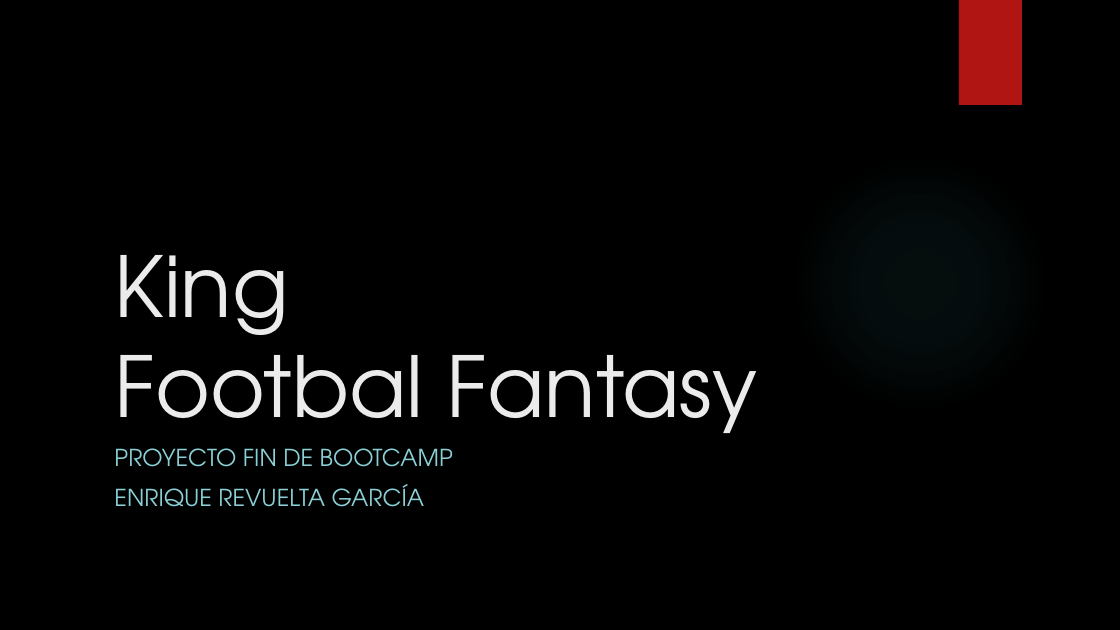
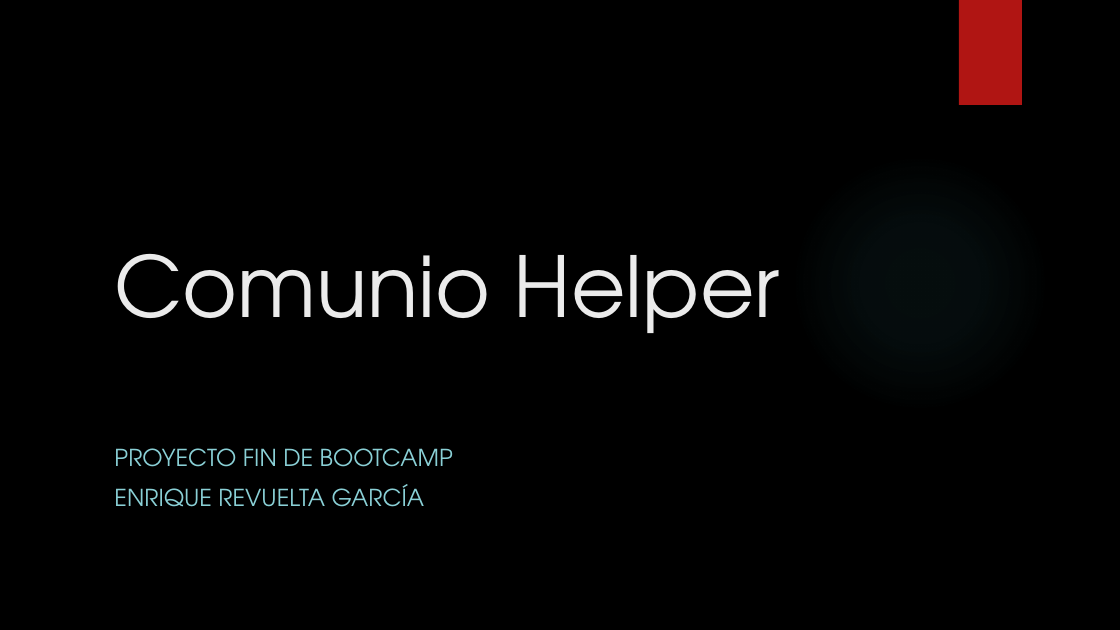
Before and after one commit to Gobuub/Proyecto-Final-Bootcamp, a slide deck: slide 1 of ML_Project.pptx. Drawn at 1120x630 pixels with LibreOffice and Linux fonts; fonts in the diff are those of the drawing; background and template pictures are left out. Boxes give left, top, right and bottom in pixels: in the first picture for what was removed or moved away, otherwise in the second. Text is boxed around its words. In the diff, an @@ line names an element or a change of style, - is before the commit and + after.

```diff
--- a/ML_Project.pptx
+++ b/ML_Project.pptx
@@ title at (114,254,780,333): text changed @@
-King
-Footbal Fantasy
+Comunio Helper
```
Also in this commit, not shown: 5 other slides changed, 1 slide added, 3 other files.
